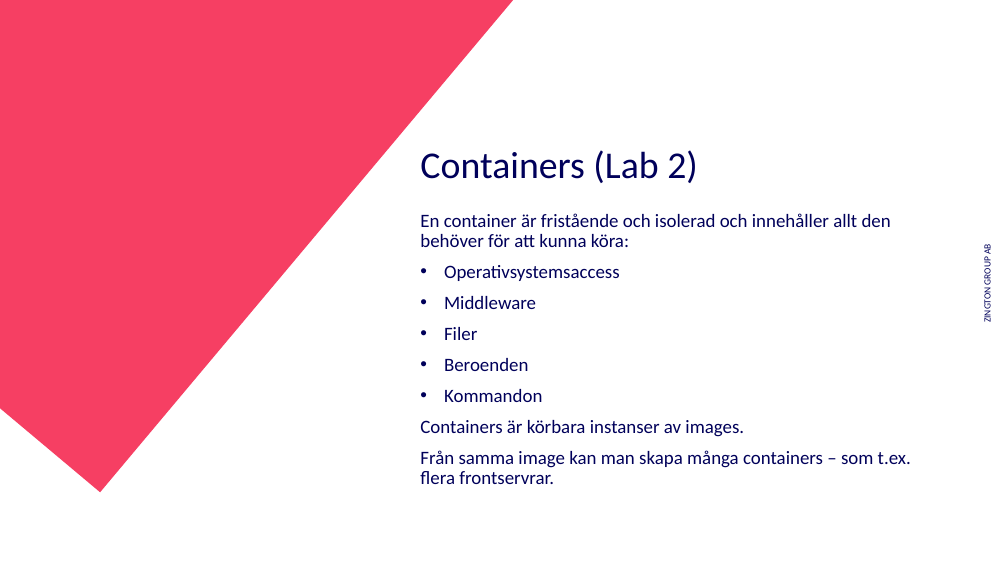
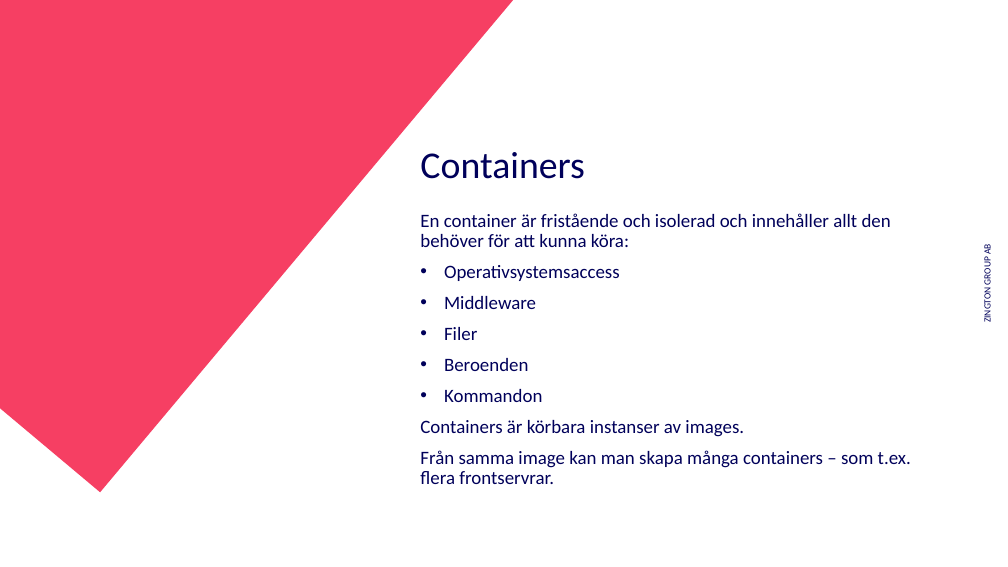
Before and after one commit to kejsardamberg/docker-hackaton, a slide deck: slide 12 of res/DevOps_hackaton.pptx (slide 8 before the commit). Drawn at 1008x567 pixels with LibreOffice and Linux fonts; fonts in the diff are those of the drawing; background and template pictures are left out. Boxes give left, top, right and bottom in pixels: in the first picture for what was removed or moved away, otherwise in the second. Text is boxed around its words. In the diff, an @@ line names an element or a change of style, - is before the commit and + after.

```diff
--- a/res/DevOps_hackaton.pptx
+++ b/res/DevOps_hackaton.pptx
@@ title at (x1=420, y1=152, x2=585, y2=179): text changed @@
-Containers (Lab 2)
+Containers
```
Also in this commit, not shown: 3 other slides changed, 11 slides added, 1 slide removed, 4 other files.
